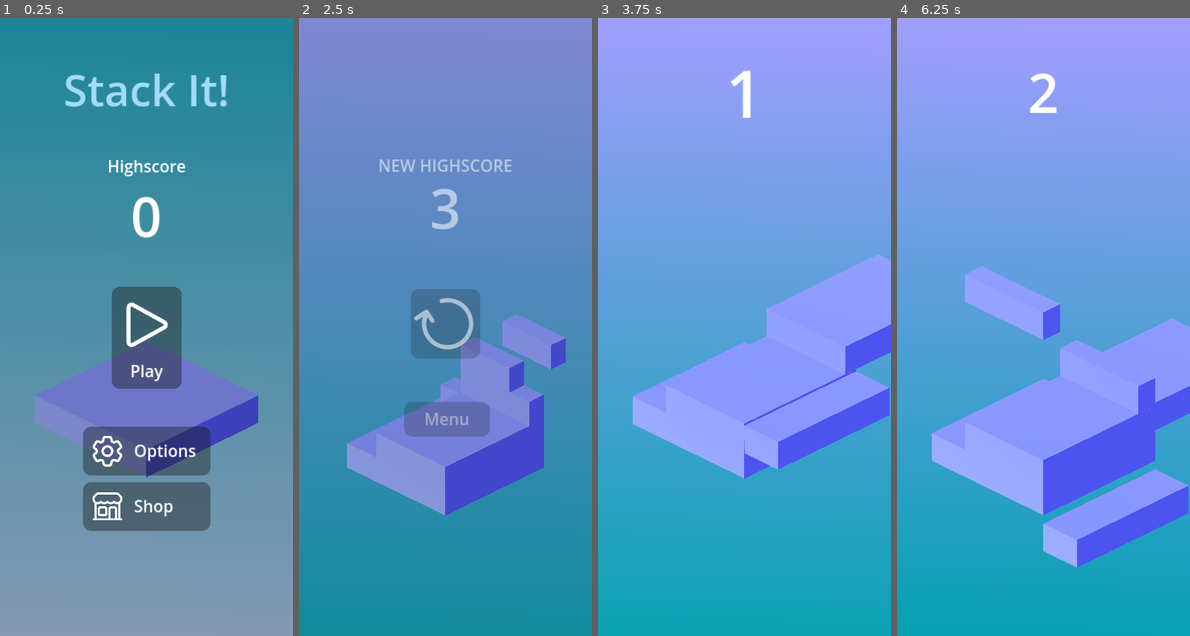
Above: before the commit, frames 1-4 (left to right).
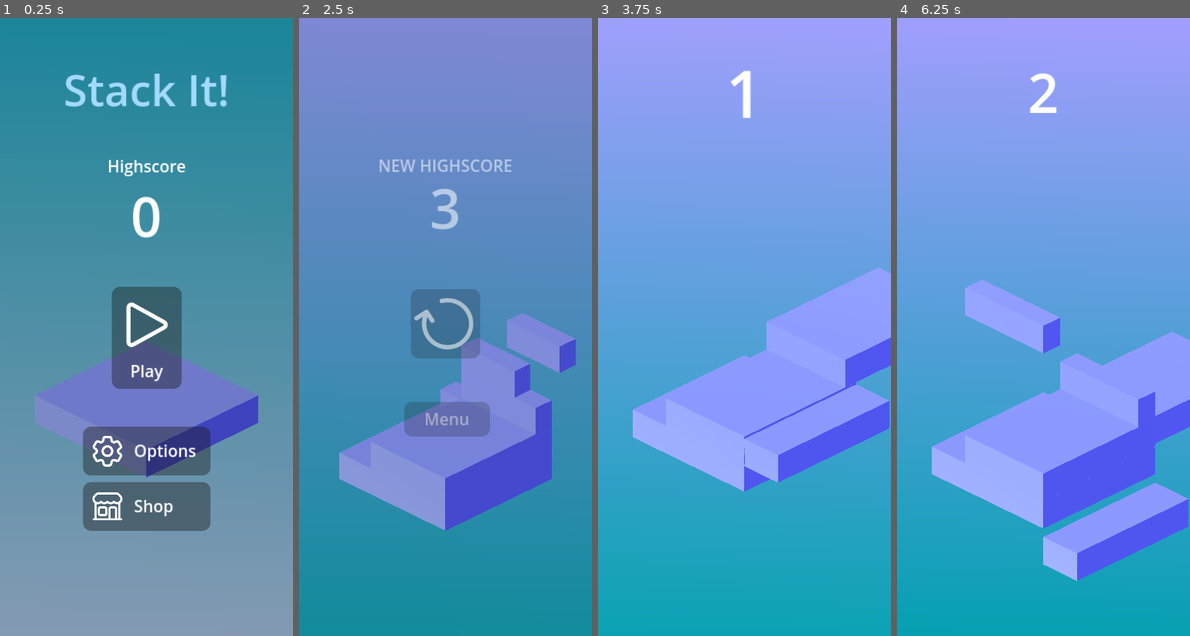
Above: after the commit, the same moments.

Repository: SkaceKamen/stack-it
Game: Godot game, scene res://main.tscn
Same seed, same stepped clock (60 frames per second), same inputs: the game is played once before the commit and once after it. The engine's default icon, where the game draws it, is replaced by a stand-in: a white triangle on a blue panel in a dark square.
Inputs (mouse positions are in pixels of both pictures, inside the frame that each line leads up to):
- Up to frame 1 (0.25 s): no input
- Up to frame 2 (2.5 s): click (445, 339) at 0.5 s; move the mouse to (509, 296) at 1.27 s; click (509, 296) at 1.42 s; tap Space (ui_select) at 1.52, 2.27 s; move the mouse to (386, 357) at 2.02 s; click (386, 357) at 2.17 s
- Up to frame 3 (3.75 s): click (744, 320) at 2.75 s; move the mouse to (773, 191) at 3.52 s; click (773, 191) at 3.67 s
- Up to frame 4 (6.25 s): move the mouse to (1028, 450) at 4.27 s; click (1028, 450) at 4.42 s; tap Space (ui_select) at 4.52, 6.02 s; click (1043, 320) at 5 s; move the mouse to (1131, 419) at 5.77 s; click (1131, 419) at 5.92 s

The runs differ from the first frame. In frame 2, 4.0% of the frame differs, in the area x 13-95%, y 47-83%; in frame 3, 5.7%; in frame 4, 9.0%, in the area x 11-100%, y 40-92%.

Commit message:
Working on textured skins

Diff:
--- /dev/null
+++ b/alumunium_skin.tscn
@@ -0,0 +1,34 @@
+[gd_scene load_steps=10 format=3 uid="uid://dmbioxrxqqj3p"]
+
+[ext_resource type="PackedScene" uid="uid://boyodixerm6vf" path="res://textured_skin.tscn" id="1_eqjaw"]
+[ext_resource type="Texture2D" uid="uid://bxnybk6tlvie6" path="res://assets/skins/alluminium/4K-aluminium_foil_1_base_color.png" id="2_23o0i"]
+[ext_resource type="Texture2D" uid="uid://svca66g547io" path="res://assets/skins/alluminium/4K-aluminium_foil_1_ao.png" id="3_guwdo"]
+[ext_resource type="Texture2D" uid="uid://blxtyuwjbjp3e" path="res://assets/skins/alluminium/4K-aluminium_foil_1_displacement.png" id="4_neuy0"]
+[ext_resource type="Texture2D" uid="uid://gkhknjgulupx" path="res://assets/skins/alluminium/4K-aluminium_foil_1_metallic.png" id="5_4elew"]
+[ext_resource type="Texture2D" uid="uid://b7j242kfkwr60" path="res://assets/skins/alluminium/4K-aluminium_foil_1_normal.png" id="6_vvtjg"]
+[ext_resource type="Texture2D" uid="uid://cqp3aoq23wlps" path="res://assets/skins/alluminium/4K-aluminium_foil_1_roughness.png" id="7_4x4hp"]
+
+[sub_resource type="StandardMaterial3D" id="StandardMaterial3D_u2ymy"]
+resource_local_to_scene = true
+albedo_texture = ExtResource("2_23o0i")
+metallic = 1.0
+metallic_texture = ExtResource("5_4elew")
+roughness_texture = ExtResource("7_4x4hp")
+normal_enabled = true
+normal_texture = ExtResource("6_vvtjg")
+ao_enabled = true
+ao_texture = ExtResource("3_guwdo")
+heightmap_texture = ExtResource("4_neuy0")
+uv1_triplanar = true
+
+[sub_resource type="BoxMesh" id="BoxMesh_gykp6"]
+resource_local_to_scene = true
+material = SubResource("StandardMaterial3D_u2ymy")
+size = Vector3(1, 0.2, 1)
+
+[node name="textured_skin" node_paths=PackedStringArray("mesh") instance=ExtResource("1_eqjaw")]
+mesh = NodePath("MeshInstance3D")
+
+[node name="MeshInstance3D" type="MeshInstance3D" parent="." index="0"]
+mesh = SubResource("BoxMesh_gykp6")
+skeleton = NodePath("../MeshInstance3D")
--- a/block_cutoff.gd
+++ b/block_cutoff.gd
@@ -13,6 +13,7 @@
 func set_size(size: Vector2) -> void:
   collision_shape.scale = Vector3(size.x, 1, size.y)
   skin_instance.scale = Vector3(size.x, 1, size.y)
+  skin_instance.set_size(Vector3(size.x, 1, size.y))
 
 func set_skin(skin_prefab: PackedScene, stack_height: float, stack_count: int):
   skin = skin_prefab
--- a/block_skin.gd
+++ b/block_skin.gd
@@ -1,5 +1,8 @@
 extends Node3D
 class_name BlockSkin
 
+func set_size(_size: Vector3):
+  pass
+
 func set_state(_stack_height: float, _stack_count: int):
   pass
--- /dev/null
+++ b/bricks_skin.tscn
@@ -0,0 +1,37 @@
+[gd_scene load_steps=10 format=3 uid="uid://bgf8uwpi00llf"]
+
+[ext_resource type="PackedScene" uid="uid://boyodixerm6vf" path="res://textured_skin.tscn" id="1_q8fk7"]
+[ext_resource type="Texture2D" uid="uid://j0lyal82fgp3" path="res://assets/skins/bricks/Bricks085_1K-JPG_Color.jpg" id="2_ngmue"]
+[ext_resource type="Texture2D" uid="uid://wy2w2myllhmj" path="res://assets/skins/bricks/Bricks085_1K-JPG_NormalGL.jpg" id="3_j4vta"]
+[ext_resource type="Texture2D" uid="uid://qjq2r4em4b3r" path="res://assets/skins/bricks/Bricks085_1K-JPG_AmbientOcclusion.jpg" id="3_n1o6p"]
+[ext_resource type="Texture2D" uid="uid://c1wf2ki8hscne" path="res://assets/skins/bricks/Bricks085_1K-JPG_Displacement.jpg" id="4_fxrq8"]
+[ext_resource type="Texture2D" uid="uid://mfino23lpifm" path="res://assets/skins/bricks/Bricks085_1K-JPG_Roughness.jpg" id="4_g02aj"]
+
+[sub_resource type="PlaneMesh" id="PlaneMesh_mepbe"]
+size = Vector2(1, 1)
+
+[sub_resource type="StandardMaterial3D" id="StandardMaterial3D_8p4rp"]
+resource_local_to_scene = true
+albedo_texture = ExtResource("2_ngmue")
+roughness_texture = ExtResource("4_g02aj")
+normal_enabled = true
+normal_texture = ExtResource("3_j4vta")
+ao_enabled = true
+ao_texture = ExtResource("3_n1o6p")
+heightmap_texture = ExtResource("4_fxrq8")
+uv1_triplanar = true
+
+[sub_resource type="BoxMesh" id="BoxMesh_gravt"]
+resource_local_to_scene = true
+material = SubResource("StandardMaterial3D_8p4rp")
+size = Vector3(1, 0.2, 1)
+
+[node name="textured_skin" node_paths=PackedStringArray("mesh") instance=ExtResource("1_q8fk7")]
+mesh = NodePath("MeshInstance3D")
+
+[node name="MeshInstance3D2" type="MeshInstance3D" parent="." index="0"]
+transform = Transform3D(1, 0, 0, 0, 1, 0, 0, 0, 1, 0, 0.101124, 0)
+mesh = SubResource("PlaneMesh_mepbe")
+
+[node name="MeshInstance3D" type="MeshInstance3D" parent="." index="1"]
+mesh = SubResource("BoxMesh_gravt")
--- a/falling_block.gd
+++ b/falling_block.gd
@@ -39,6 +39,7 @@
   add_child(skin_instance)
 
   skin_instance.set_state(stack_height, stack_count)
+  skin_instance.set_size(Vector3(scale.x, scale.y, scale.z))
 
 func cut_according_to(block: FallingBlock, stack_height: float, stack_count: int) -> CutResult:
   var my_position = position.z if move_axis == 0 else position.x
--- a/game_data.tres
+++ b/game_data.tres
@@ -20,6 +20,27 @@
 icon = ExtResource("3_w7a27")
 prefab_path = "res://gradient_skin.tscn"
 
+[sub_resource type="Resource" id="Resource_gvqbu"]
+script = ExtResource("2_ckx80")
+id = "aluminium"
+name = "Aluminium"
+cost = 0
+prefab_path = "res://alumunium_skin.tscn"
+
+[sub_resource type="Resource" id="Resource_vh3o6"]
+script = ExtResource("2_ckx80")
+id = "gold"
+name = "Gold"
+cost = 0
+prefab_path = "res://gold_skin.tscn"
+
+[sub_resource type="Resource" id="Resource_36072"]
+script = ExtResource("2_ckx80")
+id = "bricks"
+name = "Bricks"
+cost = 0
+prefab_path = "res://bricks_skin.tscn"
+
 [resource]
 script = ExtResource("1_qfawb")
-skins = Array[ExtResource("2_ckx80")]([SubResource("Resource_e6ivh"), SubResource("Resource_4l75o")])
+skins = Array[ExtResource("2_ckx80")]([SubResource("Resource_e6ivh"), SubResource("Resource_4l75o"), SubResource("Resource_gvqbu"), SubResource("Resource_vh3o6"), SubResource("Resource_36072")])
--- a/game_manager.gd
+++ b/game_manager.gd
@@ -44,7 +44,7 @@
 
   match current_state:
     State.Playing:
-      camera.position = Vector3(camera.position.x, lerp(camera.position.y, base_camera_position.y + height, 10 * delta), camera.position.z)
+      camera.position = camera.position.lerp(Vector3(base_camera_position.x, base_camera_position.y + height, base_camera_position.z), 10 * delta)
       camera.size = lerp(camera.size, base_camera_size, 10 * delta)
 
       if current_block != null:
@@ -53,7 +53,7 @@
 
     State.Menu:
       camera.position = camera.position.lerp(base_camera_position + Vector3(0, height / 2.0, 0) + camera.quaternion * Vector3(0, 0, height / 2.0), 2 * delta)
-      camera.size = lerp(camera.size, base_camera_size + height, 10 * delta)
+      camera.size = lerp(camera.size, base_camera_size + height, 2 * delta)
 
 func _input(event: InputEvent) -> void:
   if current_state != State.Playing:
--- /dev/null
+++ b/gold_skin.tscn
@@ -0,0 +1,29 @@
+[gd_scene load_steps=8 format=3 uid="uid://c0f6cfetbety8"]
+
+[ext_resource type="PackedScene" uid="uid://boyodixerm6vf" path="res://textured_skin.tscn" id="1_qwew0"]
+[ext_resource type="Texture2D" uid="uid://dieby6bm8pkt7" path="res://assets/skins/gold/Metal048A_1K-PNG_Color.png" id="2_u46f7"]
+[ext_resource type="Texture2D" uid="uid://dfcvd3whj0wad" path="res://assets/skins/gold/Metal048A_1K-PNG_Metalness.png" id="3_xissk"]
+[ext_resource type="Texture2D" uid="uid://d0io25d8idphw" path="res://assets/skins/gold/Metal048A_1K-PNG_NormalGL.png" id="4_c0yni"]
+[ext_resource type="Texture2D" uid="uid://ea3imk4fscr1" path="res://assets/skins/gold/Metal048A_1K-PNG_Roughness.png" id="5_e4rfd"]
+
+[sub_resource type="StandardMaterial3D" id="StandardMaterial3D_i675k"]
+resource_local_to_scene = true
+albedo_texture = ExtResource("2_u46f7")
+metallic = 1.0
+metallic_texture = ExtResource("3_xissk")
+roughness_texture = ExtResource("5_e4rfd")
+normal_enabled = true
+normal_texture = ExtResource("4_c0yni")
+uv1_triplanar = true
+
+[sub_resource type="BoxMesh" id="BoxMesh_nn0hi"]
+resource_local_to_scene = true
+material = SubResource("StandardMaterial3D_i675k")
+size = Vector3(1, 0.2, 1)
+
+[node name="textured_skin" node_paths=PackedStringArray("mesh") instance=ExtResource("1_qwew0")]
+mesh = NodePath("MeshInstance3D")
+
+[node name="MeshInstance3D" type="MeshInstance3D" parent="." index="0"]
+mesh = SubResource("BoxMesh_nn0hi")
+skeleton = NodePath("../MeshInstance3D")
--- a/main.tscn
+++ b/main.tscn
@@ -1,10 +1,11 @@
-[gd_scene load_steps=24 format=3 uid="uid://blw8ke1yno3hd"]
+[gd_scene load_steps=25 format=3 uid="uid://blw8ke1yno3hd"]
 
 [ext_resource type="Script" path="res://game_manager.gd" id="1_qtoss"]
 [ext_resource type="PackedScene" uid="uid://c5xxv7xrp8brk" path="res://BlockPrefab.tscn" id="2_7slrr"]
 [ext_resource type="PackedScene" uid="uid://coaea6xflebpp" path="res://blue_skin.tscn" id="3_g8yc7"]
 [ext_resource type="Script" path="res://background_layer.gd" id="3_s2lpx"]
 [ext_resource type="Script" path="res://ui_manager.gd" id="4_6npex"]
+[ext_resource type="Texture2D" uid="uid://csfwpgfxppxyw" path="res://assets/sky/IndoorEnvironmentHDRI005_1K-TONEMAPPED.jpg" id="6_vtyhw"]
 [ext_resource type="PackedScene" uid="uid://cxleofwxn7rlw" path="res://game_end_screen.tscn" id="7_x0gnt"]
 [ext_resource type="PackedScene" uid="uid://cq7vsn1sne0yp" path="res://menu_screen.tscn" id="8_2lipv"]
 [ext_resource type="PackedScene" uid="uid://whbcl06r6ubh" path="res://shop_screen.tscn" id="9_g53qy"]
@@ -33,17 +34,12 @@
 fill_from = Vector2(0.536697, 0)
 fill_to = Vector2(0.522936, 1)
 
-[sub_resource type="ProceduralSkyMaterial" id="ProceduralSkyMaterial_brclc"]
-sky_top_color = Color(0.309804, 0.376471, 0.894118, 1)
-sky_horizon_color = Color(0.572549, 0.690196, 0.592157, 1)
-sky_curve = 0.106066
-sky_cover_modulate = Color(0.380392, 0.607843, 0.941176, 1)
-ground_bottom_color = Color(0.137255, 0.164706, 0.294118, 1)
-ground_horizon_color = Color(0.266667, 0.686275, 1, 1)
-ground_curve = 0.269087
+[sub_resource type="PanoramaSkyMaterial" id="PanoramaSkyMaterial_3k715"]
+panorama = ExtResource("6_vtyhw")
+energy_multiplier = 2.0
 
 [sub_resource type="Sky" id="Sky_ayt6h"]
-sky_material = SubResource("ProceduralSkyMaterial_brclc")
+sky_material = SubResource("PanoramaSkyMaterial_3k715")
 
 [sub_resource type="Environment" id="Environment_ade2i"]
 background_mode = 3
@@ -51,6 +47,7 @@
 sky = SubResource("Sky_ayt6h")
 ambient_light_source = 2
 ambient_light_color = Color(0.556863, 0.533333, 0.937255, 1)
+reflected_light_source = 2
 
 [sub_resource type="Animation" id="Animation_ivkry"]
 length = 0.001
@@ -186,6 +183,7 @@
 
 [node name="Camera3D" type="Camera3D" parent="."]
 transform = Transform3D(0.707107, -0.345013, 0.617224, 0, 0.872887, 0.487922, -0.707107, -0.345013, 0.617224, 1, 1.187, 1)
+environment = SubResource("Environment_ade2i")
 projection = 1
 size = 3.915
 near = 0.01
--- /dev/null
+++ b/textured_skin.gd
@@ -0,0 +1,11 @@
+extends BlockSkin
+class_name TexturedSkin
+
+@export var uv_scale = 1.0
+@export var mesh: MeshInstance3D
+
+func set_size(size: Vector3):
+  mesh.mesh.material.uv1_scale = size * uv_scale
+
+func set_state(height: float, _count: int):
+  mesh.mesh.material.uv1_offset = Vector3(0, height * uv_scale, 0)
--- /dev/null
+++ b/textured_skin.tscn
@@ -0,0 +1,8 @@
+[gd_scene load_steps=2 format=3 uid="uid://boyodixerm6vf"]
+
+[ext_resource type="Script" path="res://textured_skin.gd" id="1_exp2c"]
+
+[node name="textured_skin" type="Node3D" node_paths=PackedStringArray("mesh")]
+script = ExtResource("1_exp2c")
+uv_scale = 0.5
+mesh = NodePath("")
Binary file added: assets/skins/alluminium/4K-aluminium_foil_1_ao.png
Not shown, added: assets/skins/alluminium/4K-aluminium_foil_1_ao.png.import
Binary file added: assets/skins/alluminium/4K-aluminium_foil_1_base_color.png
Not shown, added: assets/skins/alluminium/4K-aluminium_foil_1_base_color.png.import
Binary file added: assets/skins/alluminium/4K-aluminium_foil_1_displacement.png
Not shown, added: assets/skins/alluminium/4K-aluminium_foil_1_displacement.png.import
Binary file added: assets/skins/alluminium/4K-aluminium_foil_1_metallic.png
Not shown, added: assets/skins/alluminium/4K-aluminium_foil_1_metallic.png.import
Binary file added: assets/skins/alluminium/4K-aluminium_foil_1_normal.png
Not shown, added: assets/skins/alluminium/4K-aluminium_foil_1_normal.png.import
Binary file added: assets/skins/alluminium/4K-aluminium_foil_1_roughness.png
Not shown, added: assets/skins/alluminium/4K-aluminium_foil_1_roughness.png.import
(and 23 more such lines)
